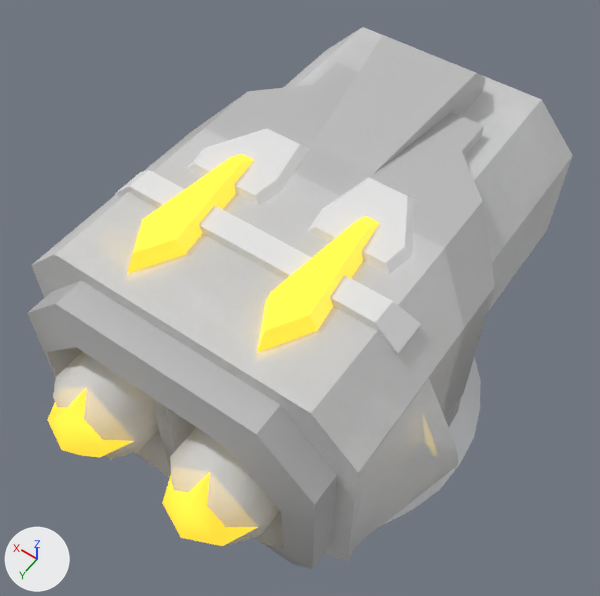
Before and after pictures for a commit that changed the FBX model Assets/04_Meshes/ShipModules/TieDowns/SM_Module_TurretHead_Rocket_T1.fbx.
The view is the same before and after, from a 50 mm lens placed at (-1.91, 2.83, 6.81), pointed at (0.02, 0.12, 2.56). The axes (+X, +Y, +Z) are drawn at lower left. The lights are the same throughout. The picture after the commit comes second. Where no turn or scale is listed for an object, it has been applied to the vertices.

Objects in the first picture: 'SM_Module_TurretHead_Rocket_T1'.
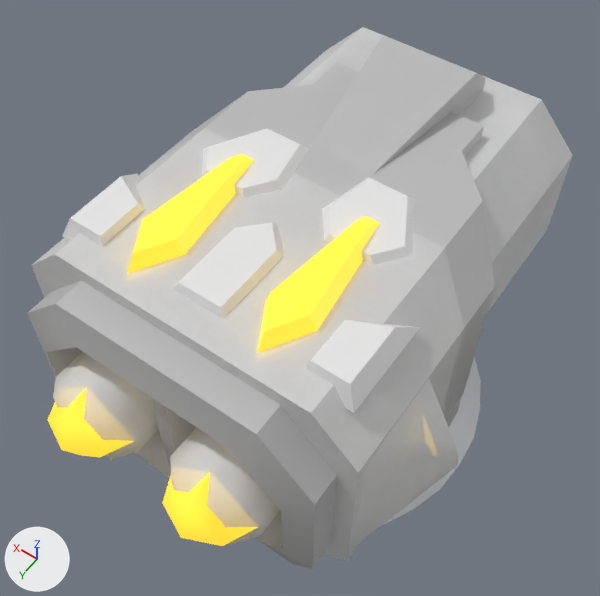
Commit message: [+]Added Module_TurretHead_Rocket_T2
Updated Module_TurretHead_Rocket_T1

Pixel boxes (x1, y1, x2, y2) of what changed, in the pictures (600 x 596 px):
part 1 of me_circle_016, built on: before (115, 170, 421, 353); after (62, 174, 420, 413)

What the commit changed:
me_circle_016 is used by ob_sm_module_turrethead_rocket_t1; location (0.0, 0.0, 0.0).
me_circle_016 had 342 vertices, 257 faces and spanned x -1.38..1.38, y -1.65..1.82, z 1.49..3.65.
me_circle_016 now has 360 vertices, 270 faces and spans x -1.38..1.38, y -1.65..1.82, z 1.49..3.65.
Part 1, on me_circle_016:
8 vertices are removed from x -0.96..0.96, y 0.44..0.66, z 3.4..3.54.
6 faces are deleted.
8 vertices move from x -0.7..0.7, y 0.3..0.32, z 3.47..3.53 to x -0.59..0.59, y 0.3..0.32, z 3.47..3.53.
26 vertices are added at x -0.96..0.96, y 0.3..1.07, z 3.4..3.54.
19 new faces join them, mat_metalbaseorange.
